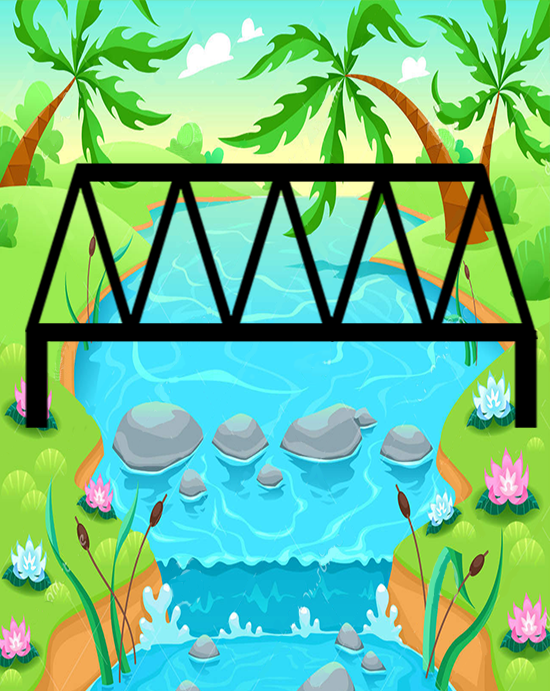
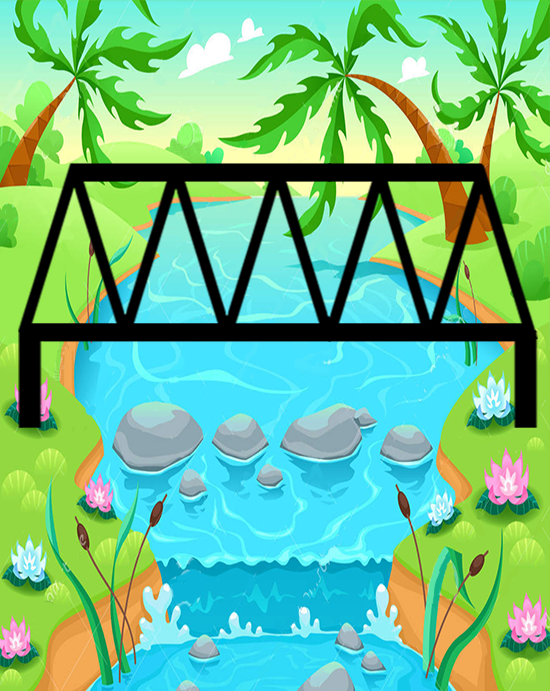
The second w=550, h=691 image is a revision of the first. Changes to its layers:
painted on "Capa 3" over [18, 163, 538, 428]
